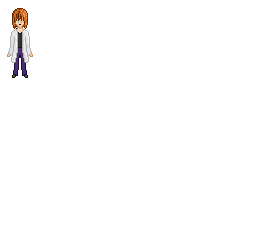
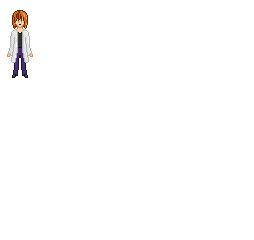
Revision of a layered 254x240 image; what changed, layer by layer:
renamed "Paint Layer 4" to "Paint Layer 2 Merged", painted on it over box(12, 8, 28, 29)
removed layer "Paint Layer 3" over box(12, 8, 28, 29)
removed layer "Background" (1st of 3) over box(12, 8, 28, 29)
removed layer "Paint Layer 2" over box(12, 8, 28, 29)
